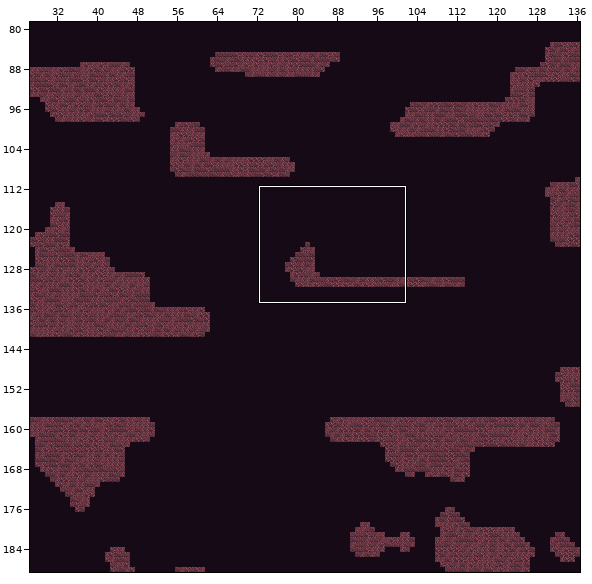
Two versions of a level (Tiled map, android/assets/maps/level1.tmx). Above: a wide view before the commit, with the close-up outlined.
Close-up. First the earlier version:
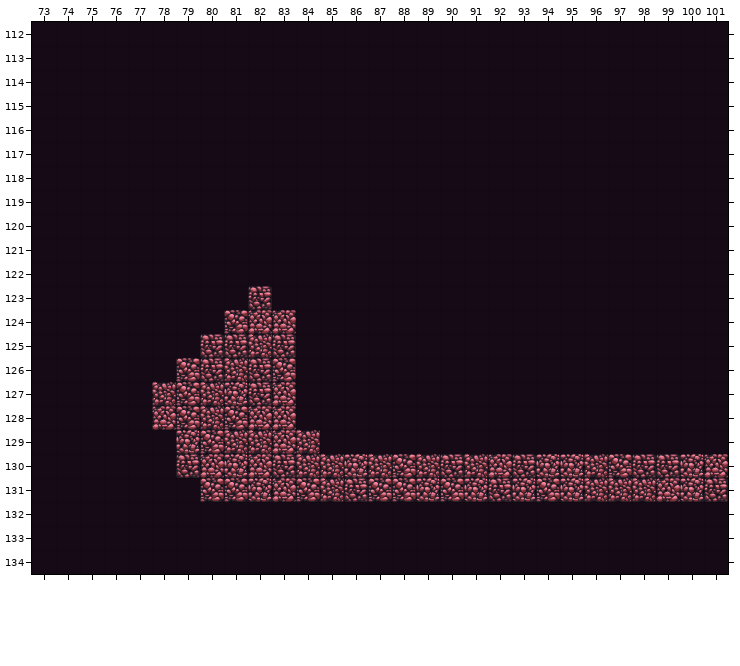
Cells are 64x64 px. Shown: x 73..101, y 112..134. The commit also changed other parts of the map, which this record leaves out.
Now the later version:
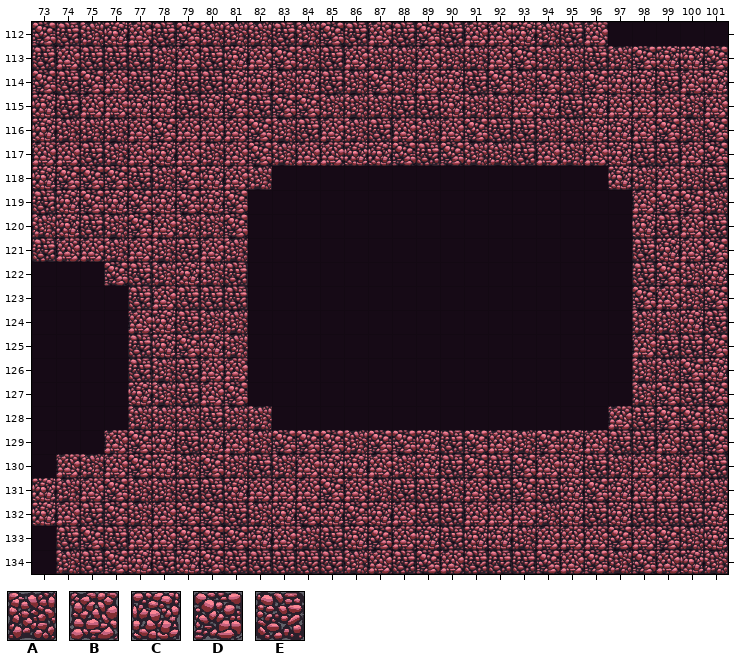
Key: from "tileMapGutter": A 5, B 6, C 7, D 8, E 9.
_ is an empty cell.
The edit:
{"where": "layer \"terrain\""}
{"y":112,"x":73,"old":"________________________","new":"DEACBEDAAAEADEBEDEBBCAEB"}
{"y":113,"x":73,"old":"_____________________________","new":"EBEEEABECBDAEBAABAABDAAEADCCD"}
{"y":114,"x":73,"old":"_____________________________","new":"DEDBECEECCACEADABCEDADADCCEBC"}
{"y":115,"x":73,"old":"_____________________________","new":"CEBBCCECDEDDAAAEECAABCECBBBAB"}
{"y":116,"x":73,"old":"_____________________________","new":"CAAABDBBBDAEBAEBABDEEAACCBDAD"}
{"y":117,"x":73,"old":"_____________________________","new":"BBEABCBABDABBCCDEDAAEBABCEEBD"}
{"y":118,"x":73,"old":"__________","new":"CDDDEADCBA"}
{"y":118,"x":97,"old":"_____","new":"CABAE"}
{"y":119,"x":73,"old":"_________","new":"ECDCDCDCD"}
{"y":119,"x":98,"old":"____","new":"BDDA"}
{"y":120,"x":73,"old":"_________","new":"ACEADBAAD"}
{"y":120,"x":98,"old":"____","new":"CEBE"}
{"y":121,"x":73,"old":"_________","new":"EBBABAEBA"}
{"y":121,"x":98,"old":"____","new":"ECBD"}
{"y":122,"x":76,"old":"______","new":"DEACAE"}
{"y":122,"x":98,"old":"____","new":"EDAC"}
{"y":123,"x":77,"old":"_____E","new":"EBEEE_"}
{"y":123,"x":98,"old":"____","new":"DBAD"}
{"y":124,"x":77,"old":"____DBB","new":"BCEAA__"}
{"y":124,"x":98,"old":"____","new":"AACE"}
{"y":125,"x":77,"old":"___EEAE","new":"ECDCA__"}
{"y":125,"x":98,"old":"____","new":"BEED"}
{"y":126,"x":77,"old":"__DEAED","new":"EAEBB__"}
{"y":126,"x":98,"old":"____","new":"AADC"}
{"y":127,"x":77,"old":"_","new":"C"}
{"y":127,"x":79,"old":"DACEB","new":"EBD__"}
{"y":127,"x":98,"old":"____","new":"ADED"}
{"y":128,"x":77,"old":"_BDADBB","new":"AAAEAA_"}
{"y":128,"x":97,"old":"_____","new":"BEDDA"}
{"y":129,"x":76,"old":"___CDA","new":"BDCECB"}
{"y":129,"x":83,"old":"BA_________________","new":"DDDADDCEDBADCBEEBED"}
{"y":130,"x":74,"old":"_____EBCBEAA","new":"BABDCADAEABC"}
{"y":130,"x":87,"old":"ADA","new":"BAC"}
{"y":130,"x":91,"old":"ABEC","new":"DEDB"}
{"y":130,"x":96,"old":"ADEECB","new":"EABABE"}
{"y":131,"x":73,"old":"_______DDC","new":"CABDAAEECB"}
{"y":131,"x":84,"old":"DAEDDCDC","new":"BDBAEEAB"}
{"y":131,"x":93,"old":"CD","new":"DE"}
{"y":131,"x":96,"old":"AAA","new":"DCB"}
{"y":131,"x":100,"old":"CE","new":"AA"}
{"y":132,"x":73,"old":"_____________________________","new":"CBEDABDDEACDCDCBEEBBBACECEEEC"}
{"y":133,"x":74,"old":"____________________________","new":"EDEBBDDDCBAECDBCECCABBBDBDAC"}
{"y":134,"x":74,"old":"____________________________","new":"AEDCECDEEEEEABEDBEEEDBDADBCA"}
{"label":"changed","picture_box":[32,22,728,574]}
